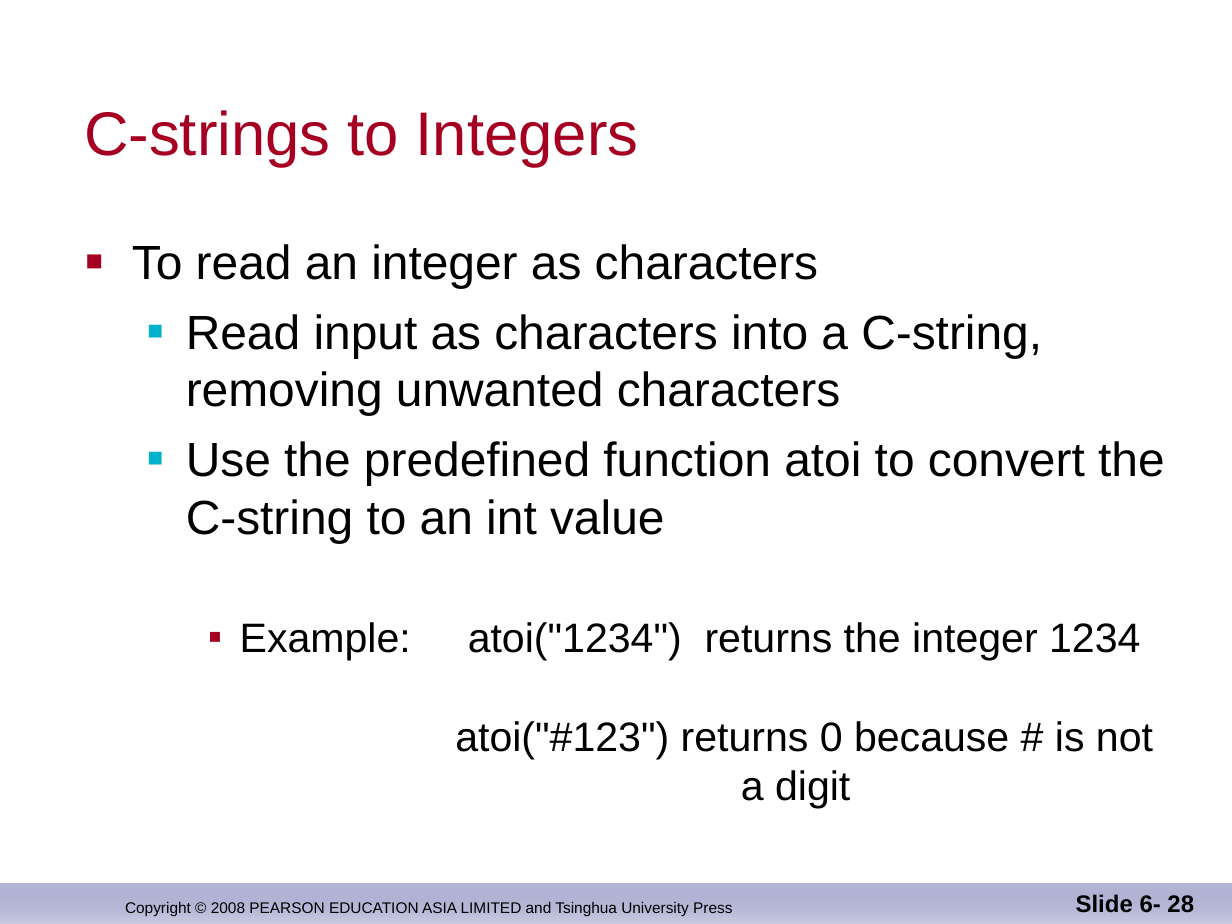
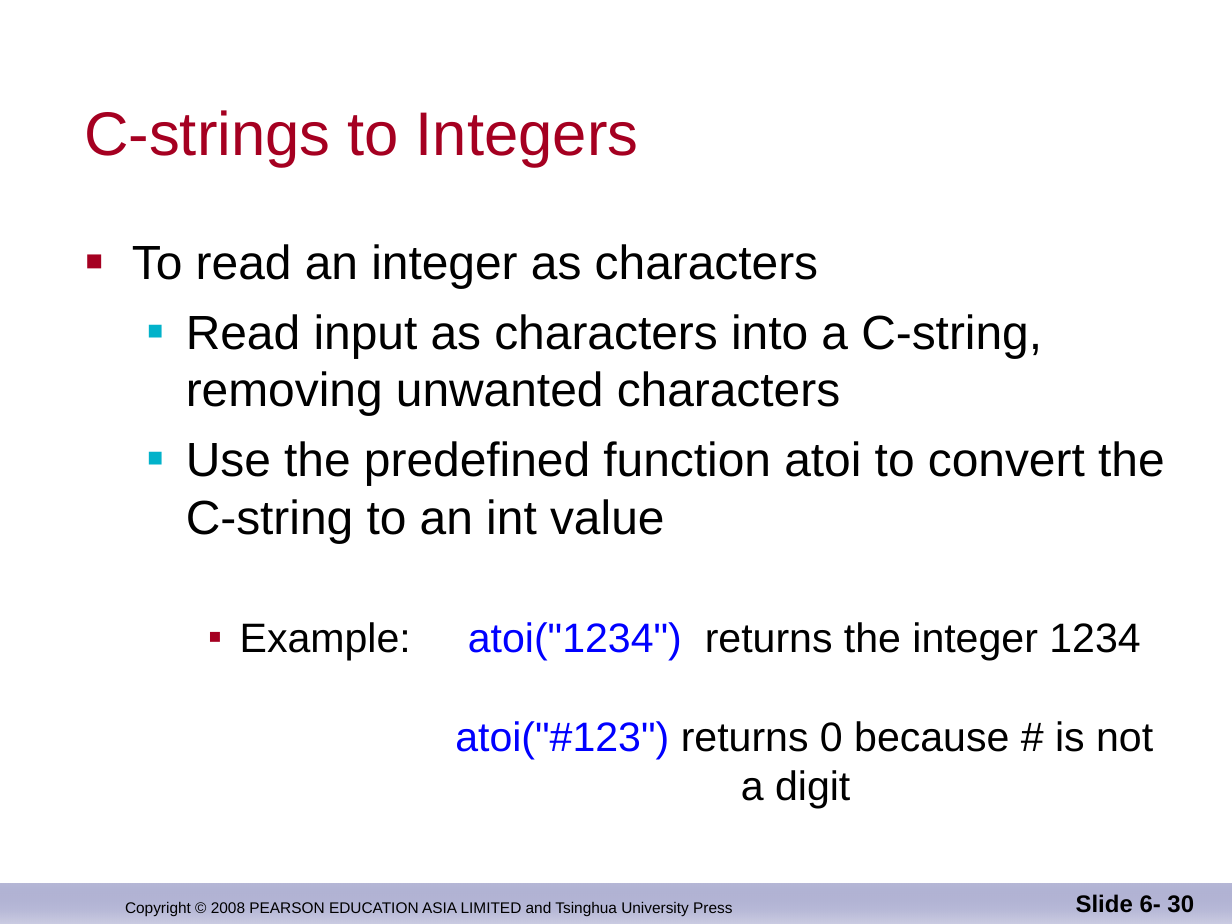
Before and after one commit to djuanbei/CPLUSPLUS, a slide deck: slide 30 of ppt/Chapter 8.ppt (slide 28 before the commit). Drawn at 1232x924 pixels with LibreOffice and Linux fonts; fonts in the diff are those of the drawing; background and template pictures are left out. Boxes give left, top, right and bottom in pixels: in the first picture for what was removed or moved away, otherwise in the second. Text is boxed around its words. In the diff, an @@ line names an element or a change of style, - is before the commit and + after.

```diff
--- a/ppt/Chapter 8.ppt
+++ b/ppt/Chapter 8.ppt
@@ text at (240, 622, 1153, 808): text colour #000000 to #0000FF in "atoi("1234") atoi("#123")" @@
@@ page number at (1076, 894, 1194, 913): text changed @@
-Slide 6- 28
+Slide 6- 30
```
Also in this commit, not shown: 6 other slides changed, 3 slides added, 1 other file.
